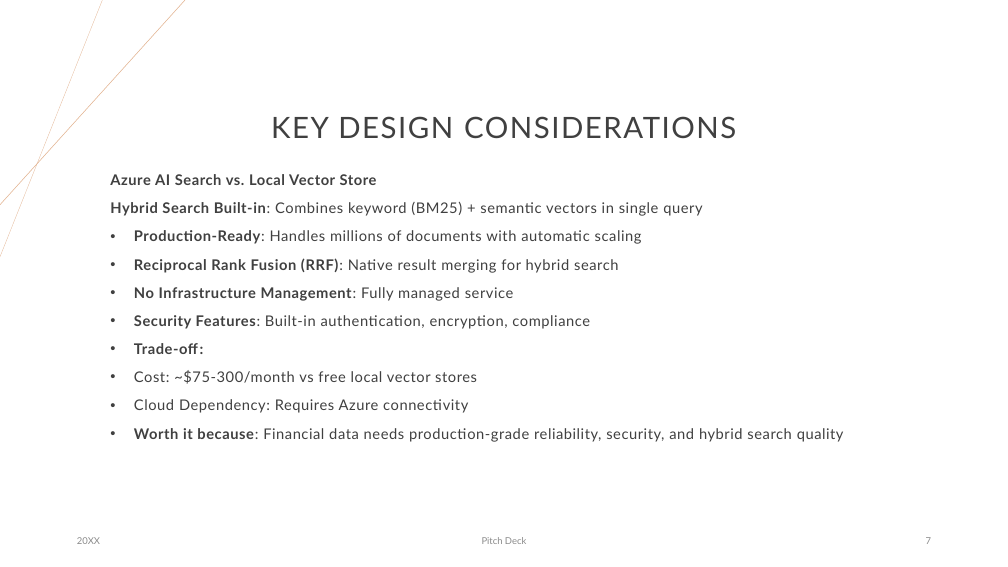
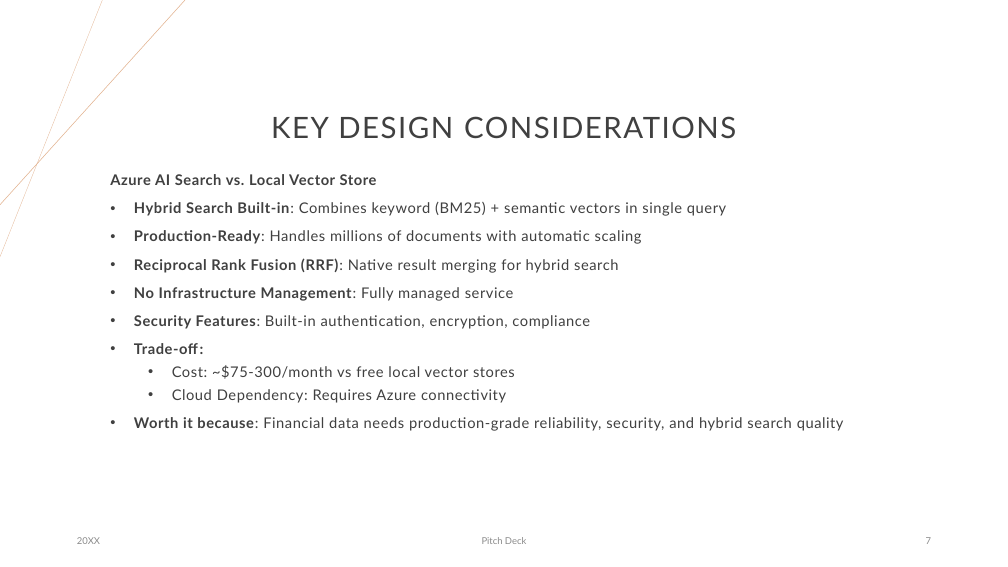
Before and after one commit to kunanba/agent-demo, a slide deck: slide 7 of Presentation.pptx. Drawn at 1008x567 pixels with LibreOffice and Linux fonts; fonts in the diff are those of the drawing. Boxes give left, top, right and bottom in pixels: in the first picture for what was removed or moved away, otherwise in the second. Text is boxed around its words. In the diff, an @@ line names an element or a change of style, - is before the commit and + after.

```diff
--- a/Presentation.pptx
+++ b/Presentation.pptx
@@ text at bbox=[134, 202, 726, 403]: bullet none to •; list level 1 to 2 in "Cost: ~$75-300/month vs free local ..."; list level 1 to 2 in "Cloud Dependency: Requires Azure connectivity" @@
```
Also in this commit, not shown: 2 other files.
